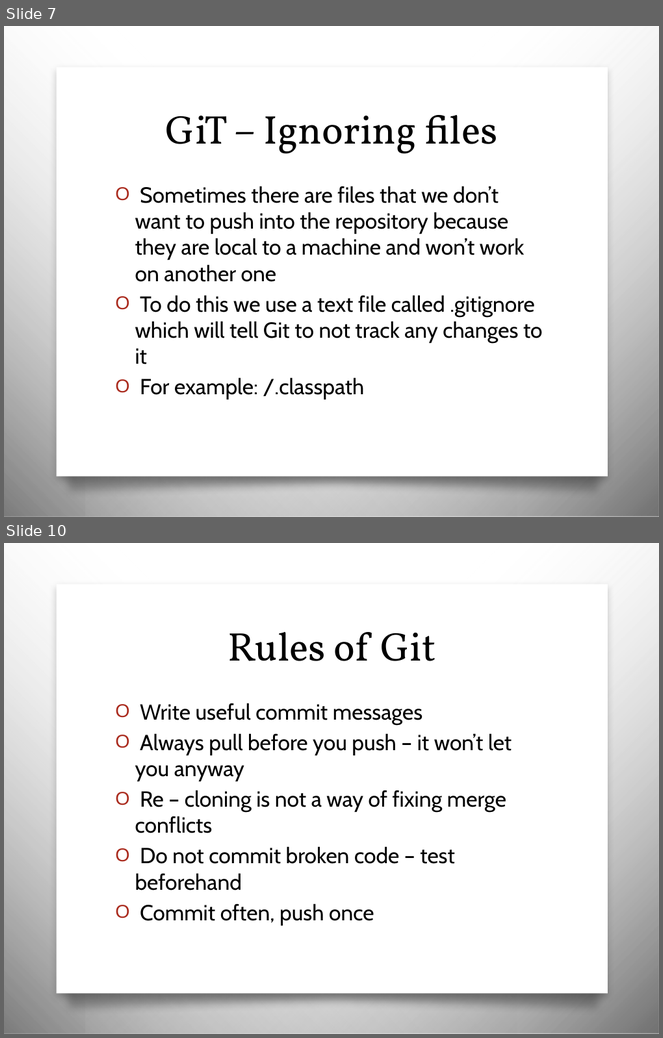
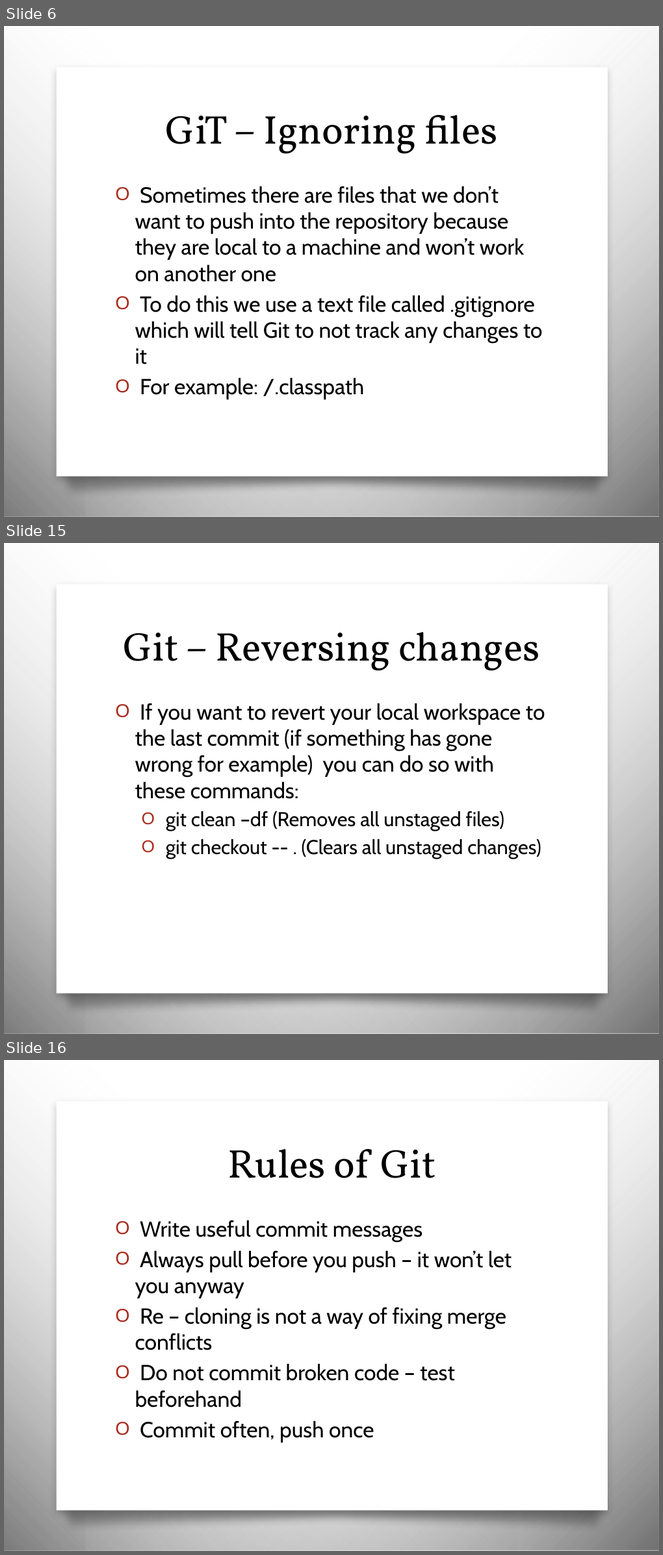
Before and after one commit to JCMander/PortalPower, a slide deck: Git/Git Slides.pptx. Shown one above the other, each under a label of ours: slides 7 and 10 before the commit, slides 6, 15 and 16 after it; the slides between them are not shown. The pictures are 663x1038 and 663x1555 pixels, drawn with LibreOffice and Linux fonts; fonts in the diff are those of the drawing; background and template pictures are left out. Boxes give left, top, right and bottom in pixels: in the first picture for what was removed or moved away, otherwise in the second. Text is boxed around its words. In the diff, an @@ line names an element or a change of style, - is before the commit and + after.

```diff
--- a/Git/Git Slides.pptx
+++ b/Git/Git Slides.pptx
@@ slide 15 added at box(4, 543, 659, 1034), background picture (left out); not listed: 4 template elements that a slide beside it also shows @@
@@ title added at box(124, 632, 540, 671), 44 pt, text #000000 @@
+Git – Reversing changes
@@ text added at box(135, 703, 545, 859), 24 pt, text #000000 @@
+O If you want to revert your local workspace to the last commit (if something has gone wrong for example) you can do so with these commands:
+  O git clean –df (Removes all unstaged files)
+  O git checkout -- . (Clears all unstaged changes)
@@ what was slide 7 is now slide 6 @@
@@ what was slide 10 is now slide 16 @@
```
Also in this commit, not shown: 7 slides changed, 5 other slides added.
